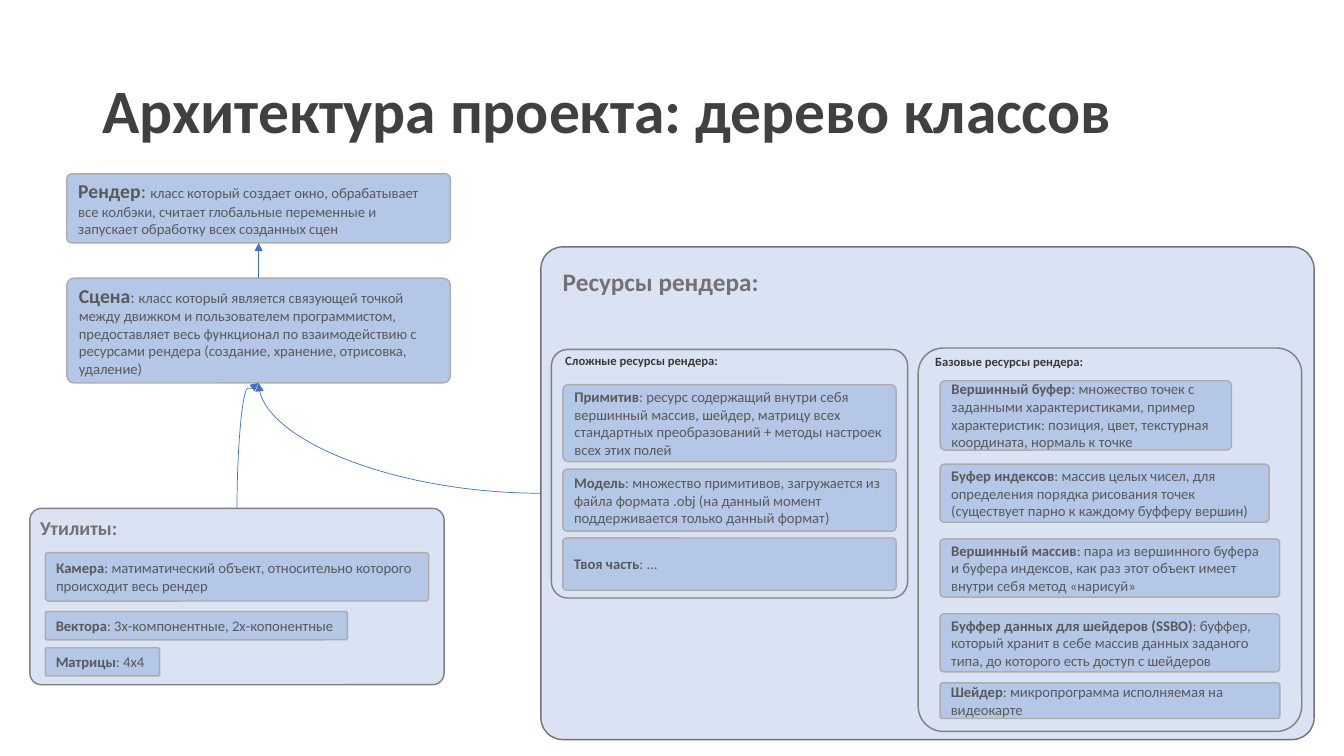
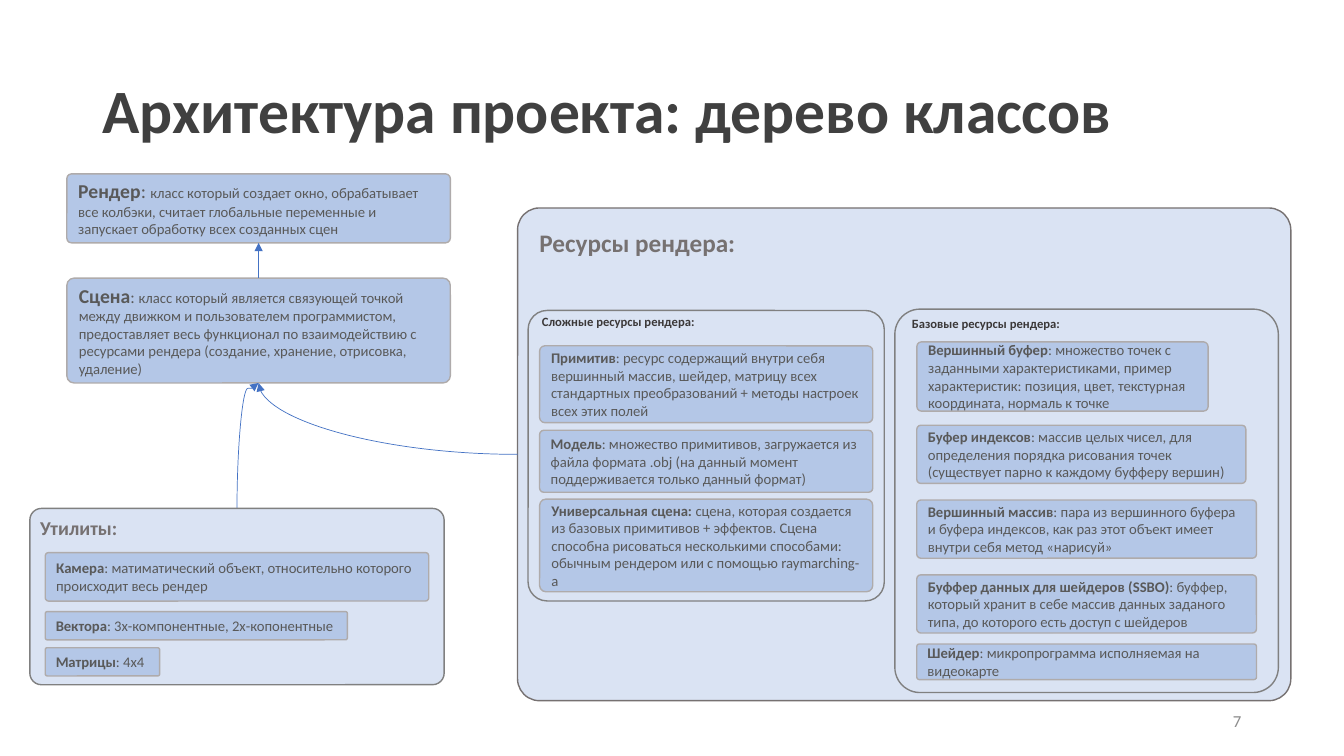
Before and after one commit to DmitriyVlasovDV1/CppRMRT, a slide deck: slide 7 of doc/presentation.pptx. Drawn at 1344x756 pixels with LibreOffice and Linux fonts; fonts in the diff are those of the drawing. Boxes give left, top, right and bottom in pixels: in the first picture for what was removed or moved away, otherwise in the second. Text is boxed around its words. In the diff, an @@ line names an element or a change of style, - is before the commit and + after.

Commit message:
fix presentation

```diff
--- a/doc/presentation.pptx
+++ b/doc/presentation.pptx
@@ rounded rectangle resized from (x1=552, y1=350, x2=907, y2=599) to (x1=528, y1=311, x2=884, y2=601) @@
@@ 9 rounded rectangles, 3 texts moved together from (x1=541, y1=247, x2=1315, y2=740) to (x1=517, y1=208, x2=1291, y2=701) @@
@@ curved arrow moved from (541, 493) - (259, 383) to (517, 455) - (259, 383) @@
@@ rounded rectangle "Универсальная сцена: сцена, которая создается ..." resized from (x1=563, y1=538, x2=896, y2=591) to (x1=539, y1=499, x2=873, y2=592) @@
@@ text in rounded rectangle at (x1=551, y1=506, x2=859, y2=586): text changed; bold off @@
-Твоя часть: ...
+Универсальная сцена: сцена, которая создается из базовых примитивов + эффектов. Сцена способна рисоваться несколькими способами: обычным рендером или с помощью raymarching-а
```
Also in this commit, not shown: 1 other slide changed, 1 slide added.
